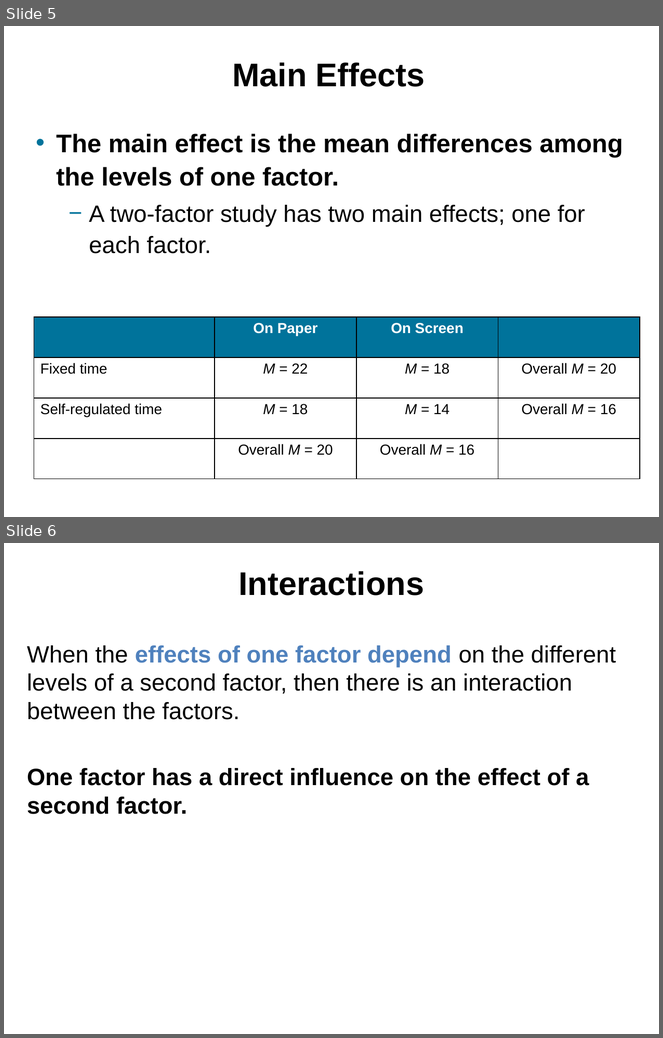
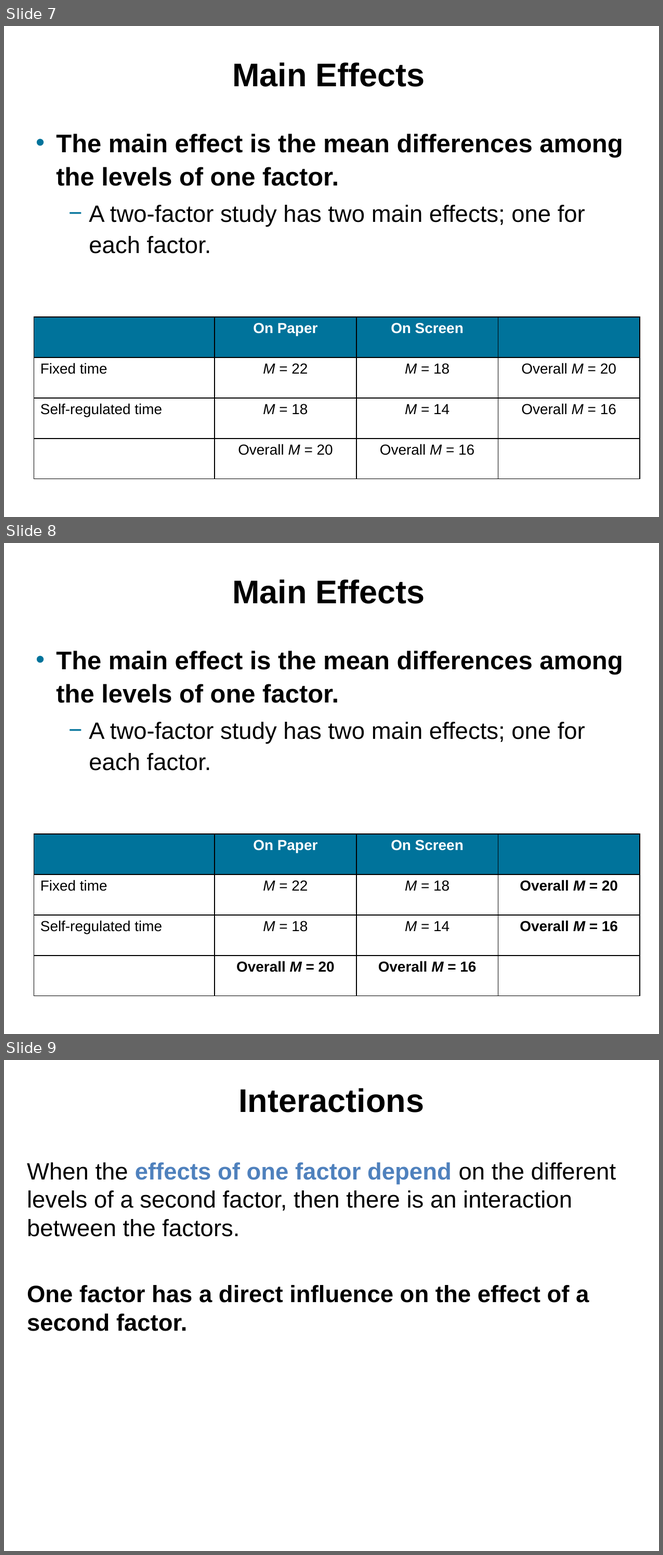
Before and after one commit to npm27/Teaching-Materials, a slide deck: Research Methods/Slides/Chapter 11.pptx. Shown one above the other, each under a label of ours: slides 5 and 6 before the commit, slides 7, 8 and 9 after it. The pictures are 663x1038 and 663x1555 pixels, drawn with LibreOffice and Linux fonts; fonts in the diff are those of the drawing. Boxes give left, top, right and bottom in pixels: in the first picture for what was removed or moved away, otherwise in the second. Text is boxed around its words. In the diff, an @@ line names an element or a change of style, - is before the commit and + after.

```diff
--- a/Research Methods/Slides/Chapter 11.pptx
+++ b/Research Methods/Slides/Chapter 11.pptx
@@ slide 8 added at [4, 543, 659, 1034], background #FFFFFF @@
@@ title added at [232, 579, 425, 604], 36 pt, text #000000, bold @@
+Main Effects
@@ text added at [56, 651, 623, 771], 28 pt, text #000000, bold @@
+• The main effect is the mean differences among the levels of one factor.
+  − A two-factor study has two main effects; one for each factor.
@@ table added at [34, 834, 639, 996], 4 rows, 4 columns @@
+ | On Paper | On Screen | 
+Fixed time | M = 22 | M = 18 | Overall M = 20
+Self-regulated time | M = 18 | M = 14 | Overall M = 16
+ | Overall M = 20 | Overall M = 16 | 
@@ what was slide 5 is now slide 7 @@
@@ what was slide 6 is now slide 9 @@
```
Also in this commit, not shown: 2 slides changed, 2 other slides added.
